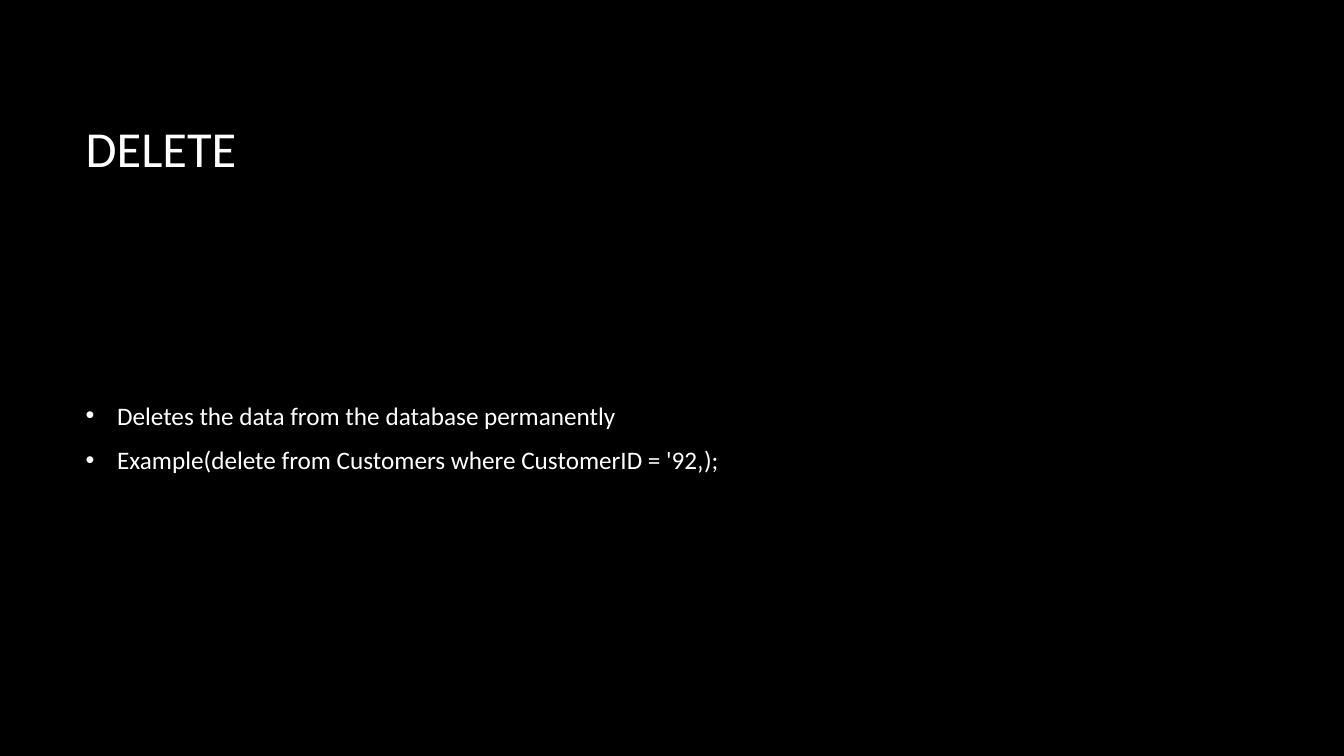
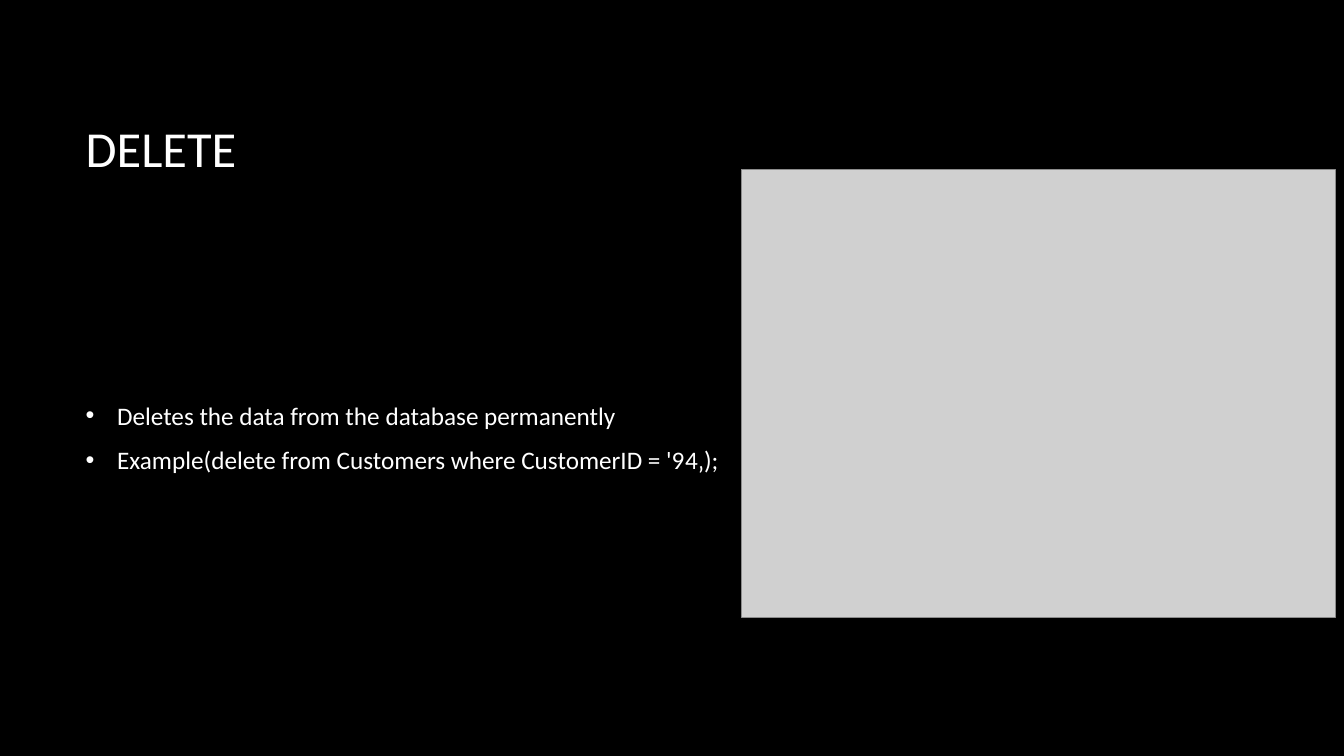
Before and after one commit to HajnalBendeguz1/IKT-01.23, a slide deck: slide 6 of SQL basics.pptx. Drawn at 1344x756 pixels with LibreOffice and Linux fonts; fonts in the diff are those of the drawing; grey boxes stand for pictures; background and template pictures are left out. Boxes give left, top, right and bottom in pixels: in the first picture for what was removed or moved away, otherwise in the second. Text is boxed around its words. In the diff, an @@ line names an element or a change of style, - is before the commit and + after.

```diff
--- a/SQL basics.pptx
+++ b/SQL basics.pptx
@@ picture added at [741, 170, 1336, 618] @@
@@ text at [117, 450, 718, 473]: text changed @@
-• Example(delete from Customers where CustomerID = '92‚);
+• Example(delete from Customers where CustomerID = '94‚);
```
Also in this commit, not shown: 11 other slides changed, 1 slide removed.
